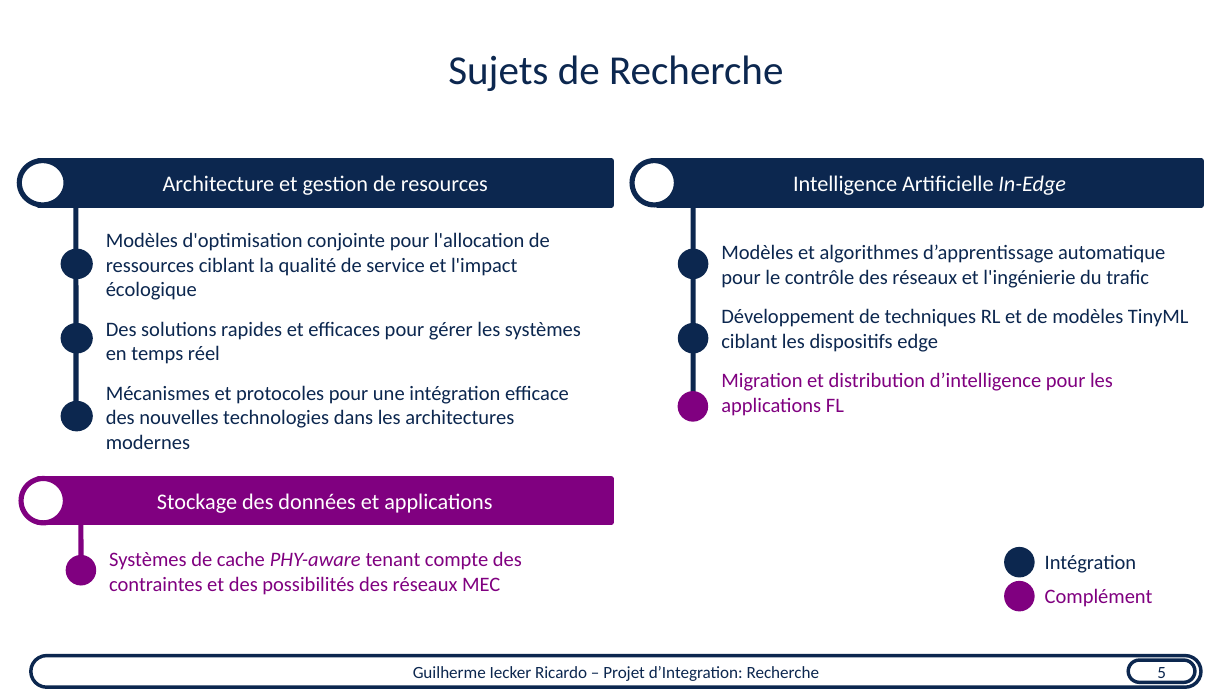
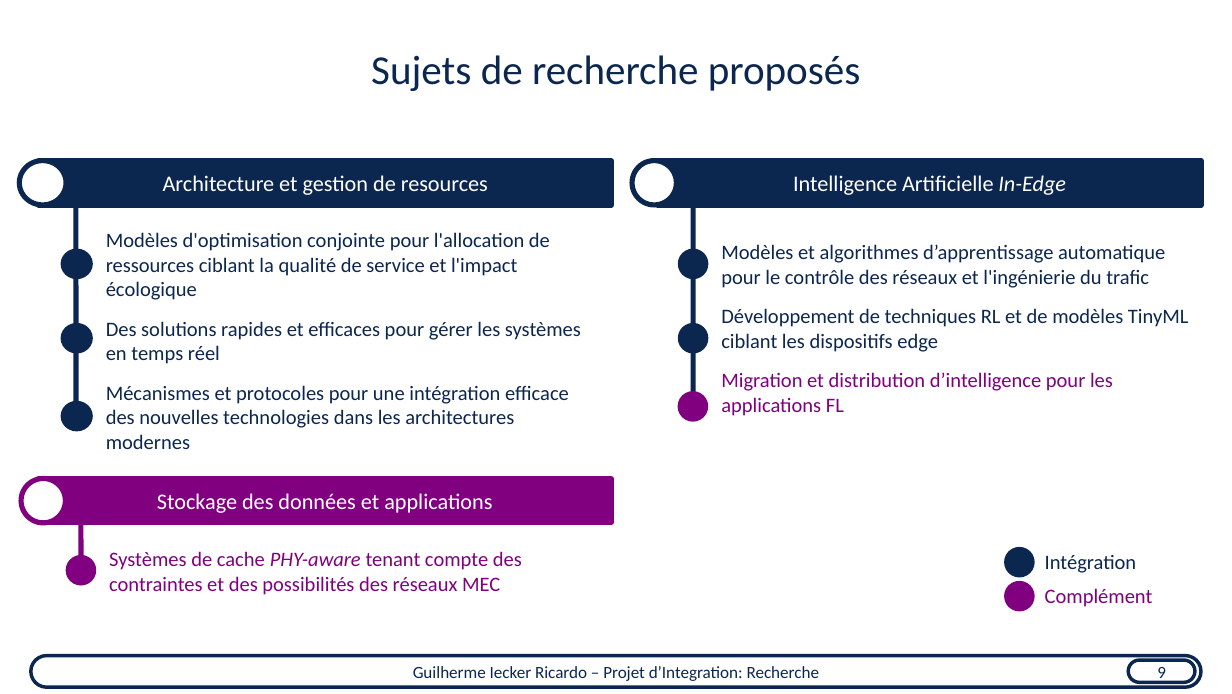
Before and after one commit to guilhermeir/mcf, a slide deck: slide 11 of toulouse_audition.odp (slide 9 before the commit). Drawn at 1232x694 pixels with LibreOffice and Linux fonts; fonts in the diff are those of the drawing. Boxes give left, top, right and bottom in pixels: in the first picture for what was removed or moved away, otherwise in the second. Text is boxed around its words. In the diff, an @@ line names an element or a change of style, - is before the commit and + after.

```diff
--- a/toulouse_audition.odp
+++ b/toulouse_audition.odp
@@ text at (371, 55, 861, 91): text changed @@
-Sujets de Recherche
+Sujets de recherche proposés
@@ text in rounded rectangle at (1157, 667, 1166, 683): text changed @@
-5
+9
```
Also in this commit, not shown: 16 other slides changed, 2 slides added, 1 other file.
